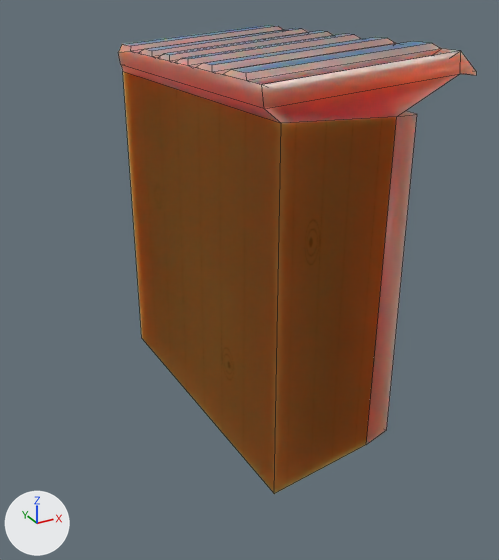
Renders of the Blender file Assets/Cutom Assets/Shed/Shed.blend from each side of a commit.
Before and after are seen from a camera (50 mm lens) standing at (-5.63, -10.59, 7.19) and looking at (-0.04, -0.43, 2.11). The axes (+X, +Y, +Z) are drawn at lower left. The lights are the same throughout. Mesh edges are drawn as thin lines.

The scene before the commit, as lines of its bpy script (objects in view):
```python
me_cube_002 = bpy.data.meshes.new('Cube.002')
me_cube_002.from_pydata(...)  # 130 vertices, 102 faces; spans x -1.15..2.74, y -3.0..3.0, z -0.48..6.26
# faces by material slot: [7, 85, 10]
me_cube_002.materials.append(mat_outside)
me_cube_002.materials.append(mat_rest)
me_cube_002.materials.append(mat_woodmaterial)
ob_cube_001 = bpy.data.objects.new('Cube.001', me_cube_002)
ob_cube_001.location = (0.0, 0.0, 0.0)
```
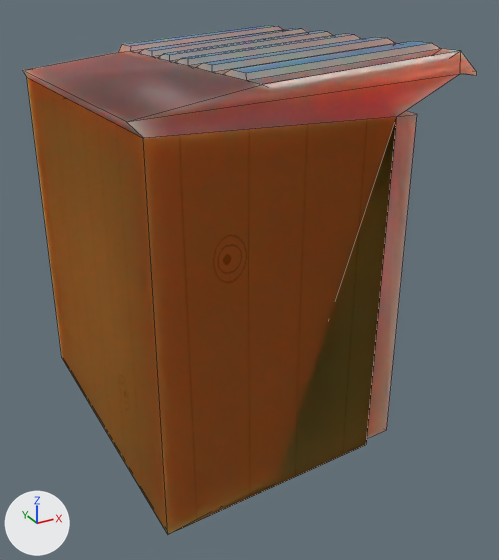
Edits to the scene script, one JSON object a line:
```json
{"block": "me_cube_002", "where": "# used by ob_cube_001; location = (0.0, 0.0, 0.0)"}
{"op": "remove", "block": "me_cube_002", "code": "me_cube_002.from_pydata(...)  # 130 vertices, 102 faces; spans x -1.15..2.74, y -3.0..3.0, z -0.48..6.26"}
{"op": "add", "block": "me_cube_002", "code": "me_cube_002.from_pydata(...)  # 130 vertices, 102 faces; spans x -2.97..2.74, y -3.0..3.0, z -0.48..6.26"}
{"block": "me_cube_002", "change": "me_cube_002 part 1: all 8 vertices in x 0.76, y -2.44..2.43, z -0.16..5.14 are moved by (-3.5, 0.0, 0.0)"}
{"block": "me_cube_002", "change": "me_cube_002 part 2: 4 of the vertices in x -1.0, y -3.0..3.0, z -0.48..5.48 are moved by (-1.86, 0.0, 0.0)"}
{"block": "me_cube_002", "change": "me_cube_002 part 3: 4 of the vertices in x -1.11..-1.0, y -3.0..3.0, z 5.48..5.64 are moved by (-1.85, 0.0, 0.0)"}
{"block": "me_cube_002", "change": "me_cube_002 part 4: 4 of the vertices in x -1.0..0.96, y -3.0..3.0, z -0.48..-0.32 are moved by (-1.83, 0.0, 0.0)"}
```

Boxes (x1, y1, x2, y2) around the edits, measured in the pictures (499 x 560 px; the box of a moved part takes in the faces that stretch with it):
```json
{"object": "Cube.001", "change": "reshaped", "before": [118, 25, 476, 494], "after": [23, 25, 476, 534], "on screen": "26% wider, 9% taller"}
{"part": 1, "of": "me_cube_002", "change": "moved or reshaped", "after": [67, 98, 258, 136], "on screen": "not visible before"}
{"part": 2, "of": "me_cube_002", "change": "moved or reshaped", "before": [123, 72, 397, 494], "after": [27, 78, 397, 534]}
{"part": 3, "of": "me_cube_002", "change": "moved or reshaped", "before": [118, 51, 461, 123], "after": [23, 51, 461, 138]}
{"part": 4, "of": "me_cube_002", "change": "moved or reshaped", "before": [366, 114, 417, 445], "after": [367, 114, 417, 438]}
```
